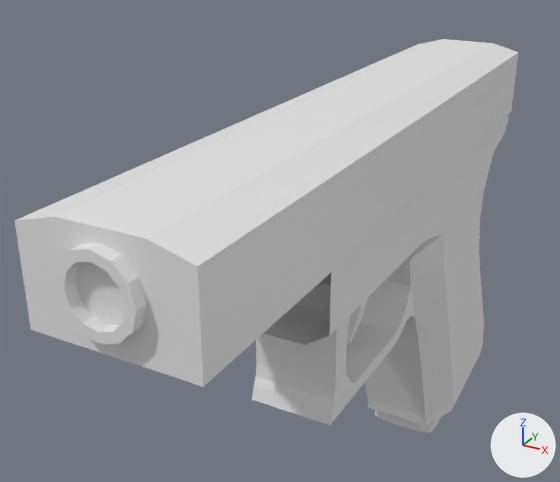
Two versions of the Blender file glock.blend, one commit apart.
The view is the same before and after, from a 50 mm lens placed at (0.77, -1.62, 0.69), pointed at (-0.23, 0.21, -0.23). Arrows for +X, +Y and +Z are at lower right; the lights stay in place.
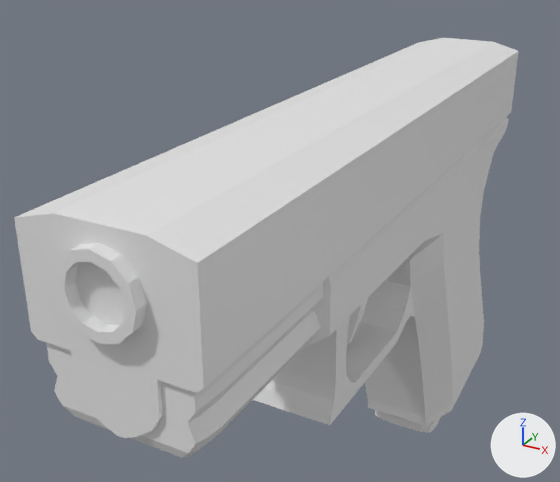
Commit message: Before boolean burrel

Edits to the scene script, one JSON object a line:
```json
{"block": "me_cube", "where": "# used by ob_cube; location = (0.0, 0.955, -0.841); scale = (0.288, 0.288, 0.288)"}
{"op": "remove", "block": "me_cube", "code": "me_cube.from_pydata(...)  # 173 vertices, 139 faces; spans x 0.0..0.6, y -4.39..0.99, z -0.9..2.89"}
{"op": "add", "block": "me_cube", "code": "me_cube.from_pydata(...)  # 204 vertices, 172 faces; spans x 0.0..0.6, y -4.47..0.99, z -0.9..2.89"}
{"block": "me_cube", "change": "me_cube part 1"}
{"block": "me_cube", "change": "13 vertices are removed from x 0.0..0.6, y -4.39..0.67, z 2.87..2.89"}
{"block": "me_cube", "change": "26 faces are deleted"}
{"block": "me_cube", "change": "9 vertices move from x 0.0..0.6, y -4.39..0.86, z 2.21..2.89 to x 0.0..0.6, y -4.46..0.85, z 2.21..2.89"}
{"block": "me_cube", "change": "14 vertices are added at x 0.0..0.6, y -4.47..0.71, z 2.35..2.88"}
{"block": "me_cube", "change": "11 new vertices lie (0.38, 0.0, 0.0) away from vertices in x 0.0, y -3.99..0.67, z 2.87..2.89"}
{"block": "me_cube", "change": "13 new vertices lie (0.18, 0.0, 0.0) away from vertices in x 0.38..0.6, y -3.99..0.74, z 2.87..2.89"}
{"block": "me_cube", "change": "6 new vertices lie (0.04, 0.0, -0.09) away from vertices in x 0.56, y -3.99..-0.08, z 2.88"}
{"block": "me_cube", "change": "59 new faces join them"}
{"block": "me_cube_001", "where": "# used by ob_cube_003; location = (0.0, 0.191, 0.116); scale = (0.182, 0.981, 0.118)"}
{"op": "remove", "block": "me_cube_001", "code": "me_cube_001.from_pydata(...)  # 30 vertices, 28 faces; spans x -1.0..1.0, y -1.0..1.0, z -1.1..0.97"}
{"op": "add", "block": "me_cube_001", "code": "me_cube_001.from_pydata(...)  # 77 vertices, 72 faces; spans x -1.0..1.0, y -1.0..1.0, z -2.36..1.05"}
{"block": "me_cube_001", "change": "me_cube_001 part 2"}
{"block": "me_cube_001", "change": "12 faces are deleted"}
{"block": "me_cube_001", "change": "10 vertices in x -1.0..1.0, y -1.0..1.0, z 0.76..0.97 move by (0.0, 0.0, 0.08)"}
{"block": "me_cube_001", "change": "3 vertices in x -0.92..0.92, y 0.92, z -1.1 move by (0.0, 0.07, 0.0)"}
{"block": "me_cube_001", "change": "3 vertices in x -0.92..0.92, y -0.92, z -1.1 move by (0.0, -0.08, 0.0)"}
{"block": "me_cube_001", "change": "4 vertices move from x -0.46..0.46, y -0.92..0.92, z -1.1 to x -0.5..0.5, y -1.0..0.99, z -1.1"}
{"block": "me_cube_001", "change": "19 vertices are added at x -0.5..0.5, y -1.0..0.99, z -2.36..-1.1"}
{"block": "me_cube_001", "change": "11 new vertices lie (0.0, 0.49, 0.0) away from vertices in x -1.0..1.0, y -1.0..-0.92, z -1.1..0.97"}
{"block": "me_cube_001", "change": "5 new vertices lie (0.0, 0.0, -0.38) away from vertices in x -0.5..0.5, y -0.92..-0.51, z -1.1"}
{"block": "me_cube_001", "change": "5 new vertices lie (0.0, 0.0, -0.25) away from vertices in x -0.5..0.5, y -1.0..-0.51, z -1.48"}
{"block": "me_cube_001", "change": "7 new vertices lie (0.0, 0.49, 0.0) away from vertices in x -0.4..0.4, y -1.0, z -2.36..-2.02"}
{"block": "me_cube_001", "change": "56 new faces join them"}
{"op": "add", "block": "me_cube_002", "code": ["me_cube_002 = bpy.data.meshes.new('Cube.002')", "me_cube_002.from_pydata(...)  # 56 vertices, 54 faces; spans x -1.43..1.43, y -3.03..1.56, z -0.88..0.77"]}
{"op": "set", "path": "ob_cube_003.location", "old": "(0.0, 0.191, 0.116)", "new": "(0.0, 0.191, 0.112)"}
{"op": "add", "block": "ob_cube_1", "code": ["ob_cube_1 = bpy.data.objects.new('cube', me_cube_002)", "ob_cube_1.location = (0.0, -0.44, -0.097)", "ob_cube_1.scale = (0.113, 0.113, 0.113)", "_m = ob_cube_1.modifiers.new('Boolean', 'BOOLEAN')", "_m.object = ob_cube_003", "_m.solver = 'FLOAT'"]}
```

Pixel boxes (x1, y1, x2, y2) of what changed, in the pictures (560 x 482 px):
```json
{"object": "Cube.003", "change": "reshaped, moved", "before": [15, 39, 518, 387], "after": [14, 38, 519, 438], "on screen": "15% taller"}
{"object": "Cube", "change": "reshaped", "before": [252, 115, 508, 426], "after": [253, 117, 509, 426]}
{"object": "cube", "change": "added", "after": [46, 281, 324, 458]}
{"part": 1, "of": "me_cube", "change": "built on", "before": [263, 115, 508, 345], "after": [304, 117, 509, 348]}
```
